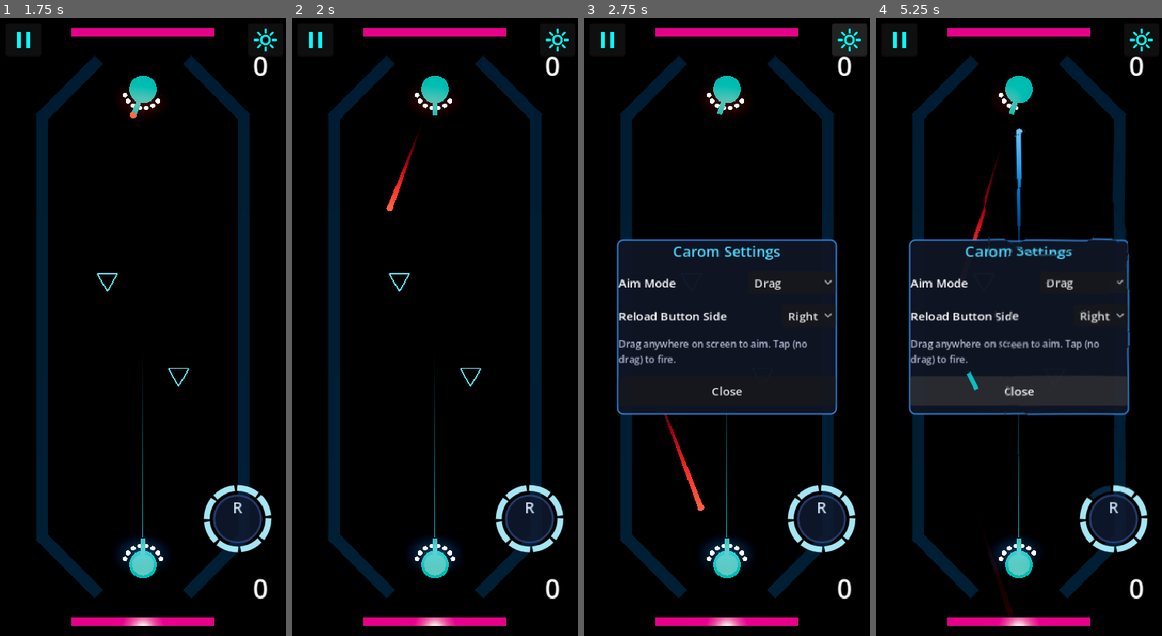
Above: before the commit, frames 1-4 (left to right).
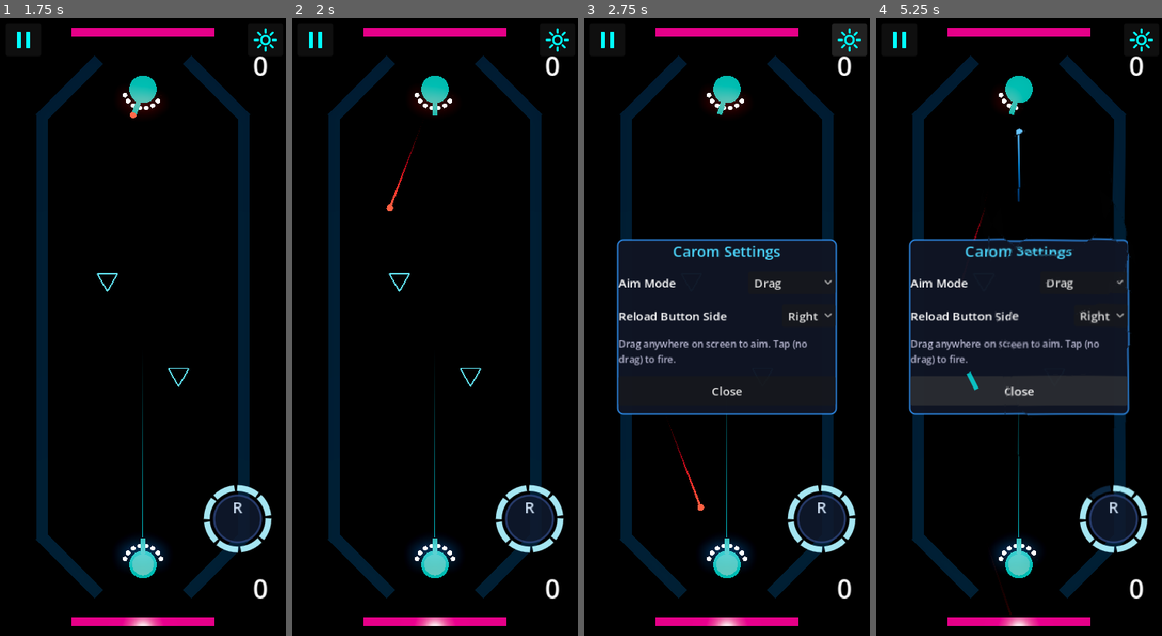
Above: after the commit, the same moments.

Repository: mchambers-mojang/sweet-vinegar-games
Game: Godot game, scene res://carom/scenes/carom_arena.tscn
Two runs of this game, one before a commit and one after it. Both use one fixed random seed, a clock stepped at 60 frames per second and the inputs below. This scene is started directly instead of the project's main scene.
Inputs (mouse positions are in pixels of both pictures, inside the frame that each line leads up to):
- Up to frame 1 (1.75 s): click (22, 42) at 0.5 s; click "Resume" at 1.25 s
- Up to frame 2 (2 s): no input
- Up to frame 3 (2.75 s): click (849, 42) at 2 s
- Up to frame 4 (5.25 s): click "Drag" at 2.75 s; click "Right" at 3.5 s; tap Enter (ui_accept) at 4.25 s; drag from (1113, 518) to (1047, 191) at 4.27 s; drag from (961, 357) to (1004, 450) at 5.02 s

Frame 1 is identical in both runs. In frame 2, less than 0.1% of the frame differs, in the area x 33-45%, y 17-31%; in frame 3, 0.2%; in frame 4, 0.4%, in the area x 33-52%, y 18-97%.

Commit message:
tweak(carom): reduce projectile trail width and length
Trail was too prominent for bullet size. Reduced MAX_POINTS 24->16 and
TRAIL_WIDTH 0.12->0.05 for a tighter, more subtle ribbon.

Co-authored-by: Copilot <223556219+Copilot@users.noreply.github.com>

Diff:
--- a/carom/scripts/effects/carom_projectile_trail.gd
+++ b/carom/scripts/effects/carom_projectile_trail.gd
@@ -4,9 +4,9 @@
 ## 3D ribbon trail that follows a projectile.
 ## On projectile destruction, orphans itself and fades out over FADE_DURATION.
 
-const MAX_POINTS: int = 24
+const MAX_POINTS: int = 16
 const MIN_SEGMENT_DISTANCE: float = 0.15
-const TRAIL_WIDTH: float = 0.12
+const TRAIL_WIDTH: float = 0.05
 const FADE_DURATION: float = 0.3
 
 var _points: Array[Vector3] = []
